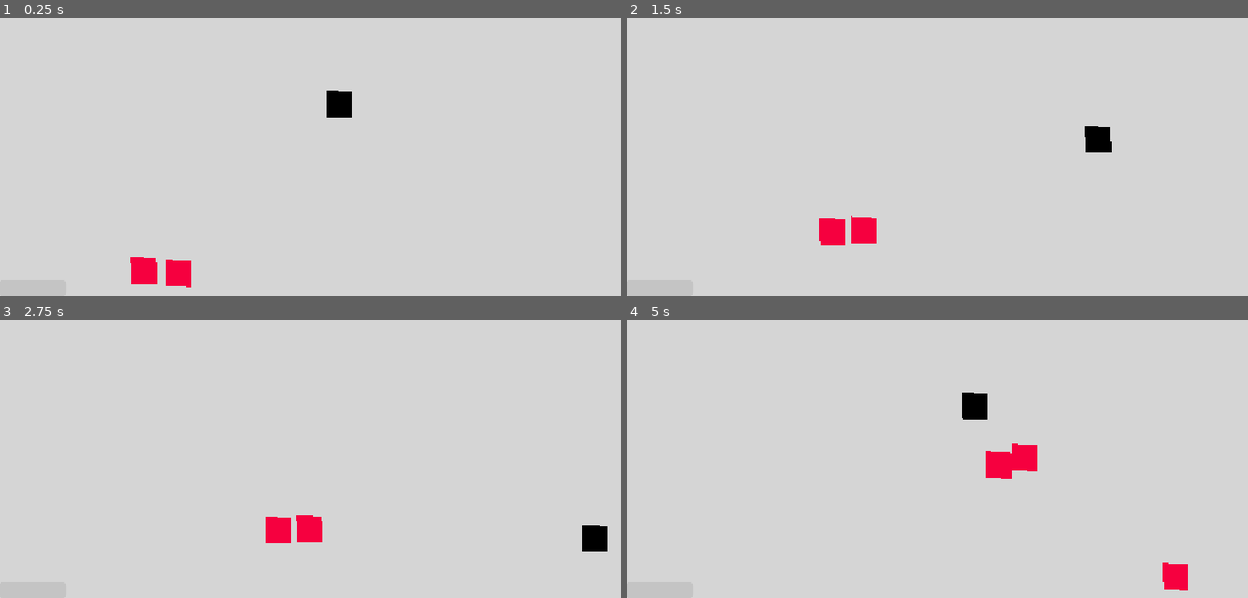
Above: before the commit, frames 1-4 (two rows, left to right).
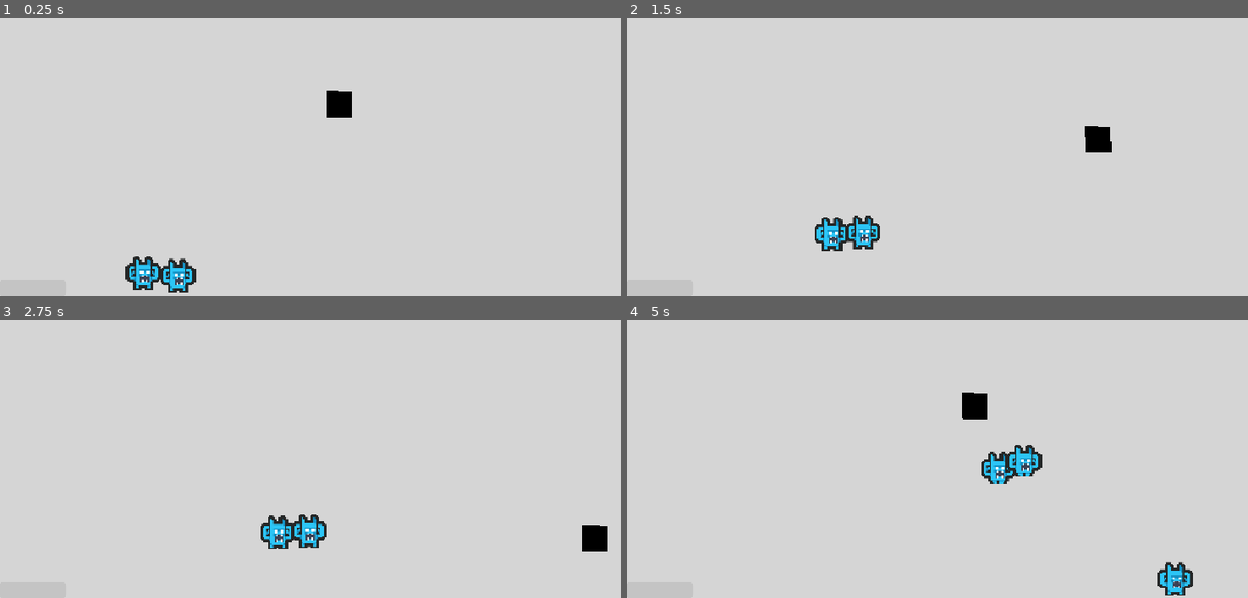
Above: after the commit, the same moments.

Repository: bradleybentondev/mini-jam-221
Game: Godot game, scene res://scenes/world.tscn
Two runs of this game, one before a commit and one after it. Both use one fixed random seed, a clock stepped at 60 frames per second and the inputs below.
Inputs (mouse positions are in pixels of both pictures, inside the frame that each line leads up to):
- Up to frame 1 (0.25 s): no input
- Up to frame 2 (1.5 s): move the mouse to (1111, 87) at 0.52 s; press the mouse at (1111, 87) at 0.53 s; hold D (move_right) 0.53-1.28 s; move the mouse to (831, 123) at 1.27 s; release the mouse at (831, 123) at 1.28 s; hold S (move_down) from 1.28 s (still down); click (831, 123) at 1.35 s
- Up to frame 3 (2.75 s): move the mouse to (403, 325) at 2.02 s; release S (move_down) at 2.03 s; press the mouse at (403, 325) at 2.03 s; hold D (move_right) from 2.03 s (still down)
- Up to frame 4 (5 s): move the mouse to (931, 484) at 2.77 s; release D (move_right) at 2.78 s; release the mouse at (931, 484) at 2.78 s; hold W (move_up) 2.78-3.53 s; click (931, 484) at 2.85 s; move the mouse to (1167, 464) at 3.52 s; press the mouse at (1167, 464) at 3.53 s; hold A (move_left) from 3.53 s (still down); move the mouse to (763, 350) at 4.27 s; release the mouse at (763, 350) at 4.28 s; click (763, 350) at 4.35 s

The runs differ from the first frame. In frame 1, 1.1% of the frame differs, in the area x 20-32%, y 85-99%; in frame 2, 1.1%; in frame 3, 1.1%; in frame 4, 1.6%, in the area x 57-92%, y 44-100%.

Commit message:
adding sprites

Diff:
--- a/scenes/brute_enemy.tscn
+++ b/scenes/brute_enemy.tscn
@@ -1,11 +1,48 @@
 [gd_scene format=3 uid="uid://djxk1hij0ajwx"]
 
 [ext_resource type="Script" uid="uid://oaq6ggsioktn" path="res://scripts/enemy.gd" id="1_7k104"]
+[ext_resource type="Texture2D" uid="uid://tiiwk2q8hnut" path="res://art/creature-sheet3.png" id="2_gqesb"]
 
 [sub_resource type="CircleShape2D" id="CircleShape2D_4gyqm"]
 radius = 40.0
 
-[node name="BruteEnemy" type="Area2D" unique_id=1054710329 node_paths=PackedStringArray("shape") groups=["enemies"]]
+[sub_resource type="AtlasTexture" id="AtlasTexture_kl4t7"]
+atlas = ExtResource("2_gqesb")
+region = Rect2(0, 0, 240, 240)
+
+[sub_resource type="AtlasTexture" id="AtlasTexture_yiru6"]
+atlas = ExtResource("2_gqesb")
+region = Rect2(240, 0, 240, 240)
+
+[sub_resource type="AtlasTexture" id="AtlasTexture_wxr0o"]
+atlas = ExtResource("2_gqesb")
+region = Rect2(480, 0, 240, 240)
+
+[sub_resource type="AtlasTexture" id="AtlasTexture_m8ojs"]
+atlas = ExtResource("2_gqesb")
+region = Rect2(720, 0, 240, 240)
+
+[sub_resource type="SpriteFrames" id="SpriteFrames_okgmn"]
+animations = [{
+"frames": [{
+"duration": 1.0,
+"texture": SubResource("AtlasTexture_kl4t7")
+}, {
+"duration": 1.0,
+"texture": SubResource("AtlasTexture_yiru6")
+}, {
+"duration": 1.0,
+"texture": SubResource("AtlasTexture_wxr0o")
+}, {
+"duration": 1.0,
+"texture": SubResource("AtlasTexture_m8ojs")
+}],
+"loop": 1,
+"name": &"default",
+"speed": 5.0
+}]
+
+[node name="BruteEnemy" type="Area2D" unique_id=1054710329 node_paths=PackedStringArray("shape", "sprite") groups=["enemies"]]
 collision_layer = 2
 collision_mask = 3
 linear_damp = 4.0
@@ -14,10 +51,12 @@
 health = 150.0
 hit_mass = 8.0
 shape = NodePath("CollisionShape2D")
-
-[node name="Polygon2D" type="Polygon2D" parent="." unique_id=652163555]
-color = Color(0.9665025, 0.5, 0.25092408, 1)
-polygon = PackedVector2Array(-21.500366, -26.150253, -20.134338, 19.611649, 22.895508, 20.294662, 22.212524, -23.418198)
+sprite = NodePath("AnimatedSprite2D")
 
 [node name="CollisionShape2D" type="CollisionShape2D" parent="." unique_id=1707196298]
 shape = SubResource("CircleShape2D_4gyqm")
+
+[node name="AnimatedSprite2D" type="AnimatedSprite2D" parent="." unique_id=2140669199]
+scale = Vector2(0.5, 0.5)
+sprite_frames = SubResource("SpriteFrames_okgmn")
+frame_progress = 0.1314162
--- a/scenes/enemy.tscn
+++ b/scenes/enemy.tscn
@@ -1,11 +1,48 @@
 [gd_scene format=3 uid="uid://8ft1snwgea0"]
 
 [ext_resource type="Script" uid="uid://oaq6ggsioktn" path="res://scripts/enemy.gd" id="1_7p1mj"]
+[ext_resource type="Texture2D" uid="uid://crx8l10blk650" path="res://art/creature-sheet2.png" id="2_md0e3"]
+
+[sub_resource type="AtlasTexture" id="AtlasTexture_4ra3w"]
+atlas = ExtResource("2_md0e3")
+region = Rect2(0, 0, 120, 120)
+
+[sub_resource type="AtlasTexture" id="AtlasTexture_5uy6h"]
+atlas = ExtResource("2_md0e3")
+region = Rect2(120, 0, 120, 120)
+
+[sub_resource type="AtlasTexture" id="AtlasTexture_c4w8v"]
+atlas = ExtResource("2_md0e3")
+region = Rect2(240, 0, 120, 120)
+
+[sub_resource type="AtlasTexture" id="AtlasTexture_xwavj"]
+atlas = ExtResource("2_md0e3")
+region = Rect2(360, 0, 120, 120)
+
+[sub_resource type="SpriteFrames" id="SpriteFrames_okgmn"]
+animations = [{
+"frames": [{
+"duration": 1.0,
+"texture": SubResource("AtlasTexture_4ra3w")
+}, {
+"duration": 1.0,
+"texture": SubResource("AtlasTexture_5uy6h")
+}, {
+"duration": 1.0,
+"texture": SubResource("AtlasTexture_c4w8v")
+}, {
+"duration": 1.0,
+"texture": SubResource("AtlasTexture_xwavj")
+}],
+"loop": 1,
+"name": &"default",
+"speed": 5.0
+}]
 
 [sub_resource type="CircleShape2D" id="CircleShape2D_4gyqm"]
 radius = 26.452972
 
-[node name="Enemy" type="Area2D" unique_id=1993724153 node_paths=PackedStringArray("shape") groups=["enemies"]]
+[node name="Enemy" type="Area2D" unique_id=1993724153 node_paths=PackedStringArray("shape", "sprite") groups=["enemies"]]
 collision_layer = 2
 collision_mask = 3
 linear_damp = 10.0
@@ -13,10 +50,13 @@
 speed = 100.0
 hit_mass = 2.0
 shape = NodePath("CollisionShape2D")
+sprite = NodePath("AnimatedSprite2D")
 
-[node name="Polygon2D" type="Polygon2D" parent="." unique_id=652163555]
-color = Color(0.9665025, 0, 0.25092408, 1)
-polygon = PackedVector2Array(-21.500366, -26.150253, -20.134338, 19.611649, 22.895508, 20.294662, 22.212524, -23.418198)
+[node name="AnimatedSprite2D" type="AnimatedSprite2D" parent="." unique_id=801561158]
+scale = Vector2(0.5, 0.5)
+sprite_frames = SubResource("SpriteFrames_okgmn")
+frame = 3
+frame_progress = 1.0
 
 [node name="CollisionShape2D" type="CollisionShape2D" parent="." unique_id=1707196298]
 shape = SubResource("CircleShape2D_4gyqm")
--- a/scripts/enemy.gd
+++ b/scripts/enemy.gd
@@ -14,6 +14,10 @@
 
 @export var shape: CollisionShape2D
 
+@export var decompose_time: float = 15.0
+
+@export var sprite: AnimatedSprite2D
+
 var _hit: bool = false
 
 var dead: bool = false
@@ -25,6 +29,7 @@
 # Called when the node enters the scene tree for the first time.
 func _ready() -> void:
 	player = get_tree().get_nodes_in_group('player')[0]
+	sprite.play()
 	connect("body_entered", _on_body_entered)
 	connect("area_entered", _on_area_entered)
 	connect("area_exited", _on_area_exited)
@@ -61,7 +66,8 @@
 		dead = true
 		remove_from_group("enemies")
 		add_to_group("corpses")
-		self.monitoring =false
+		self.monitoring = false
+		get_tree().create_timer(decompose_time).timeout.connect(_decompose)
 		return
 
 	_hit_velocity = hit_velocity
@@ -70,6 +76,10 @@
 		await get_tree().create_timer(hit_time).timeout
 	_hit = false
 	_hit_velocity = Vector2.ZERO
+
+func _decompose() -> void:
+	var tween = get_tree().create_tween()
+	queue_free()
 
 func _on_body_entered(body: Node2D) -> void:
 	if body is Player:
Binary file removed: art/creature-sheet.png
Binary file added: art/creature-sheet2.png
Not shown, changed: art/creature-sheet2.png.import
Binary file added: art/creature-sheet3.png
Not shown, added: art/creature-sheet3.png.import
